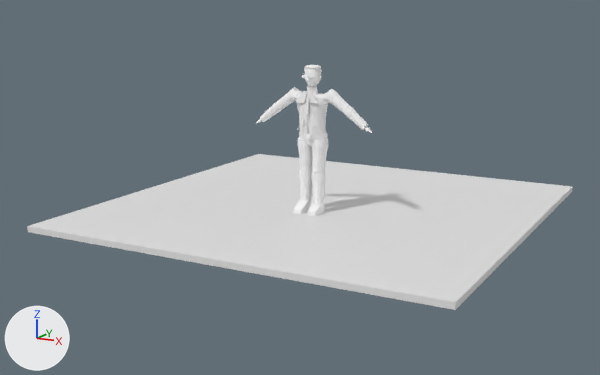
What one commit did to the Blender file ArtSource/Vehicles/Drivers/Blender/CityBusDriver3D.blend.
Rendered twice from a 50 mm camera at (4.53, -8.63, 2.53) aimed at (-0.21, 0.08, 0.25). Arrows for +X, +Y and +Z are at lower left; the lights stay in place. The first picture is the older version.

Before the edit, the objects in view are built like this:
```python
me_clo_jacketfront_l_mesh = bpy.data.meshes.new('CLO_JacketFront.L_Mesh')
me_clo_jacketfront_l_mesh.from_pydata(...)  # 230 vertices, 198 faces; spans x 0.009..0.202, y -0.137..0.015, z -0.325..0.181
me_clo_jacketfront_l_mesh.materials.append(mat_mat_player3dlit)
me_driverpreviewground_mesh = bpy.data.meshes.new('DriverPreviewGround_Mesh')
me_driverpreviewground_mesh.from_pydata(...)  # a box spanning x -2.5..2.5, y -2.15..2.85, z -0.07..0.0
me_driverpreviewground_mesh.materials.append(mat_mat_driverpreviewground)  # white #e7e7e7
me_geo_thigh_l_mesh = bpy.data.meshes.new('GEO_Thigh.L_Mesh')
me_geo_thigh_l_mesh.from_pydata(...)  # 144 vertices, 130 faces; spans x -0.098..0.097, y -0.113..0.105, z -0.398..0.006
me_geo_thigh_l_mesh.materials.append(mat_mat_player3dlit)
ob_clo_jacketfront_l = bpy.data.objects.new('CLO_JacketFront.L', me_clo_jacketfront_l_mesh)
ob_clo_jacketfront_l.location = (0.0, 0.0, 1.205)
_m = ob_clo_jacketfront_l.modifiers.new('Triangulate', 'TRIANGULATE')
_m.quad_method = 'FIXED'
_m.ngon_method = 'CLIP'
ob_driverpreviewground = bpy.data.objects.new('DriverPreviewGround', me_driverpreviewground_mesh)
ob_driverpreviewground.location = (0.0, 0.0, 0.0)
ob_geo_thigh_l = bpy.data.objects.new('GEO_Thigh.L', me_geo_thigh_l_mesh)
ob_geo_thigh_l.location = (0.092, 0.01, 0.878)
_m = ob_geo_thigh_l.modifiers.new('Triangulate', 'TRIANGULATE')
_m.quad_method = 'FIXED'
_m.ngon_method = 'CLIP'
```
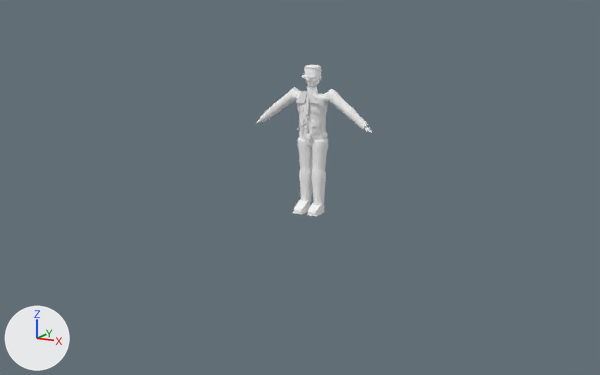
Pixel boxes [x1, y1, x2, y2] of what changed, in the pictures (600 x 375 px):
'DriverPreviewGround', deleted: before [27, 154, 573, 310]

What changed in the scene script:
```text
Remove ob_driverpreviewground:
    ob_driverpreviewground = bpy.data.objects.new('DriverPreviewGround', me_driverpreviewground_mesh)
    ob_driverpreviewground.location = (0.0, 0.0, 0.0)
```
